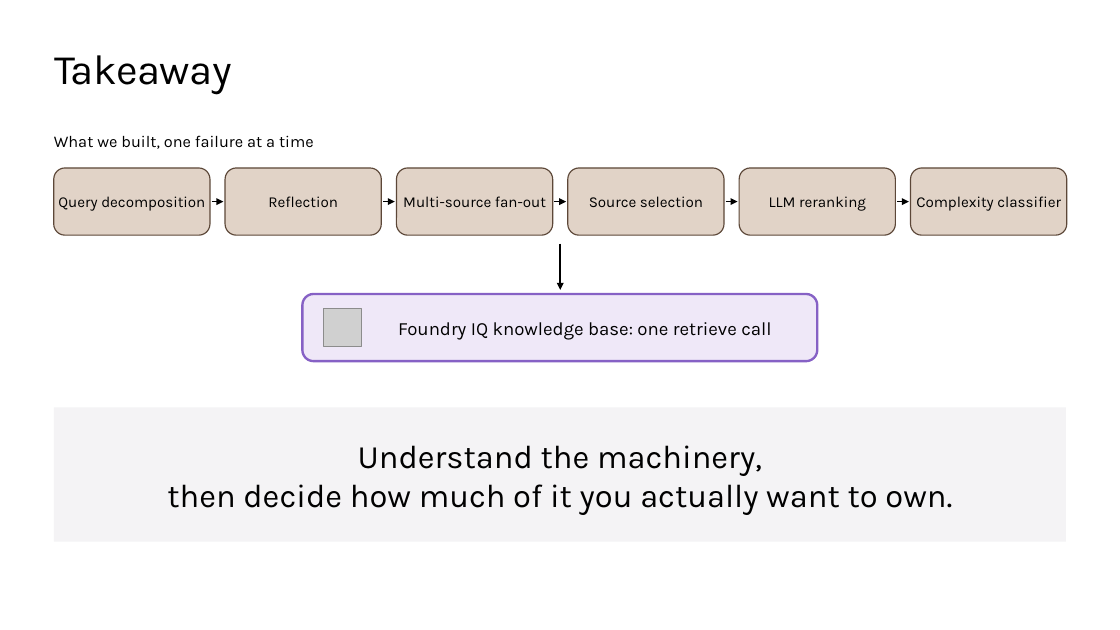
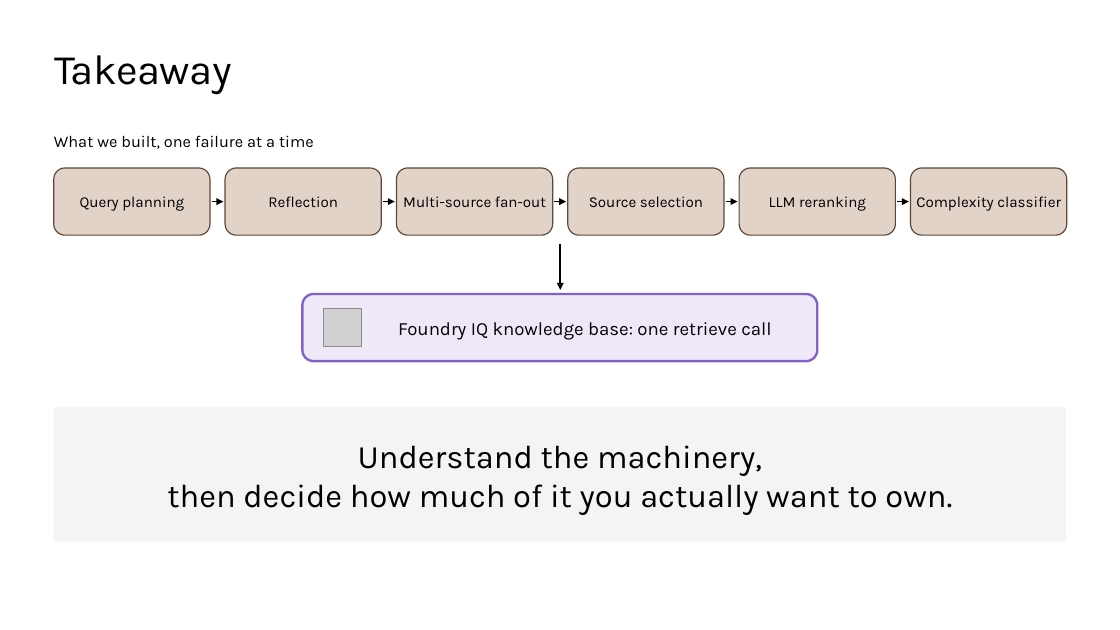
Before and after one commit to microsoft/ignite26-BRK300-building-agentic-retrieval-from-diy-to-foundry-iq, a slide deck: slide 42 of IgniteBRK300-WorkingDeck.pptx. Drawn at 1120x630 pixels with LibreOffice and Linux fonts; fonts in the diff are those of the drawing; grey boxes stand for pictures; background and template pictures are left out. Boxes give left, top, right and bottom in pixels: in the first picture for what was removed or moved away, otherwise in the second. Text is boxed around its words. In the diff, an @@ line names an element or a change of style, - is before the commit and + after.

Commit message:
More cleanups of query planning

```diff
--- a/IgniteBRK300-WorkingDeck.pptx
+++ b/IgniteBRK300-WorkingDeck.pptx
@@ text in rounded rectangle at <box>80,196,184,211</box>: text changed @@
-Query decomposition
+Query planning
```
Also in this commit, not shown: 16 other slides changed, 15 slides removed, 38 other files.
